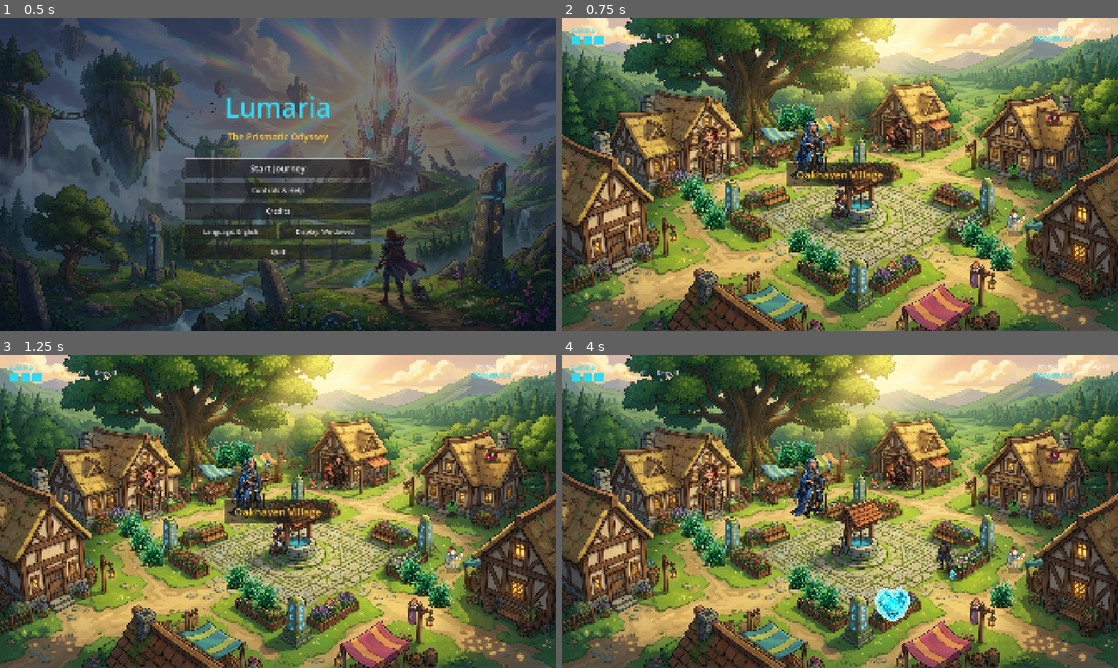
Above: before the commit, frames 1-4 (two rows, left to right).
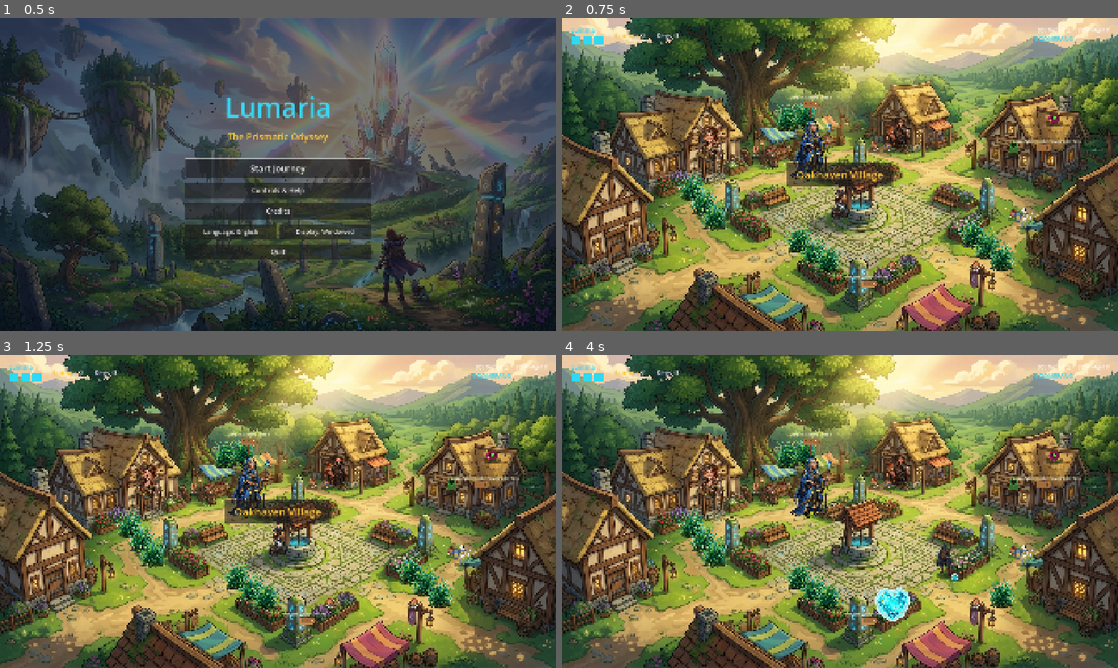
Above: after the commit, the same moments.

Repository: ChobitsChii/games
Game: Godot game, scene res://scenes/main_menu.tscn
The game is run twice, just before and just after one commit, with the same random seed, the same clock (stepped at 60 frames per second) and the same inputs.
Inputs (mouse positions are in pixels of both pictures, inside the frame that each line leads up to):
- Up to frame 1 (0.5 s): no input
- Up to frame 2 (0.75 s): click "Start Journey" at 0.5 s
- Up to frame 3 (1.25 s): no input
- Up to frame 4 (4 s): move the mouse to (962, 495) at 1.27 s; hold Right (move_right) 1.28-2.03 s; hold E (interact) 1.28-2.03 s; move the mouse to (728, 527) at 2.02 s; hold Down (move_down) 2.03-2.78 s; tap Space (attack) at 2.1 s; tap E (interact) at 2.3, 3.8 s; move the mouse to (895, 442) at 2.77 s; hold Right (move_right) 2.78-3.53 s; hold E (interact) 2.78-3.53 s; tap Q (gadget_1) at 2.85 s; move the mouse to (812, 574) at 3.52 s; hold Up (move_up) from 3.53 s (still down); tap R (gadget_2) at 3.6 s

Frame 1 is identical in both runs. In frame 2, 0.8% of the frame differs, in the area x 41-94%, y 24-90%; in frame 3, 0.8%; in frame 4, 1.0%.

Commit message:
fix(lumaria): remove collision bottlenecks and enable walk-through zone exits

Diff:
--- a/lumaria/i18n/lumaria.csv
+++ b/lumaria/i18n/lumaria.csv
@@ -125,3 +125,6 @@
 VICTORY_STAT_LUMEN,Gesammelte Lumen: %d,Gathered Lumen: %d
 BTN_CONTINUE_EXPLORING,Weiter erkunden,Continue Exploring
 BTN_RETURN_MAIN_MENU,Zum Hauptmenü,Return to Title
+PROMPT_SIGN_EAST,Wegweiser: Smaragdhain & Wurzel-Schrein →,Signpost: Emerald Grove & Shrine of Roots →
+PROMPT_SIGN_SOUTH,Wegweiser: Flüsternde Untiefen ↓,Signpost: Sunken Shallows ↓
+PROMPT_SIGN_NORTH,Wegweiser: Donnerplateau ↑,Signpost: Echoing Crags ↑
--- a/lumaria/scenes/game.tscn
+++ b/lumaria/scenes/game.tscn
@@ -16,6 +16,7 @@
 [ext_resource type="PackedScene" path="res://scenes/entities/enemies/thorn_spitter.tscn" id="14_spitter"]
 [ext_resource type="PackedScene" path="res://scenes/entities/enemies/bone_warrior.tscn" id="15_bone"]
 [ext_resource type="PackedScene" path="res://scenes/world/room_transition_trigger.tscn" id="16_portal"]
+[ext_resource type="Texture2D" path="res://assets/objects/signpost.png" id="17_sign"]
 
 [sub_resource type="WorldBoundaryShape2D" id="WorldBoundaryShape2D_top"]
 normal = Vector2(0, 1)
@@ -29,7 +30,7 @@
 normal = Vector2(-1, 0)
 
 [sub_resource type="RectangleShape2D" id="RectangleShape2D_oak"]
-size = Vector2(440, 220)
+size = Vector2(360, 160)
 
 [sub_resource type="RectangleShape2D" id="RectangleShape2D_inn"]
 size = Vector2(360, 200)
@@ -41,7 +42,7 @@
 size = Vector2(290, 180)
 
 [sub_resource type="RectangleShape2D" id="RectangleShape2D_mayor"]
-size = Vector2(380, 220)
+size = Vector2(280, 160)
 
 [sub_resource type="RectangleShape2D" id="RectangleShape2D_house_sw"]
 size = Vector2(230, 320)
@@ -50,7 +51,7 @@
 size = Vector2(340, 160)
 
 [sub_resource type="RectangleShape2D" id="RectangleShape2D_house_se"]
-size = Vector2(300, 320)
+size = Vector2(240, 200)
 
 [sub_resource type="RectangleShape2D" id="RectangleShape2D_canopy_s"]
 size = Vector2(240, 160)
@@ -59,10 +60,10 @@
 radius = 52.0
 
 [sub_resource type="RectangleShape2D" id="RectangleShape2D_pillar"]
-size = Vector2(36, 56)
+size = Vector2(28, 28)
 
 [sub_resource type="RectangleShape2D" id="RectangleShape2D_flowerbed"]
-size = Vector2(120, 50)
+size = Vector2(120, 40)
 
 [node name="Game" type="Node2D"]
 script = ExtResource("1_game")
@@ -82,7 +83,7 @@
 shape = SubResource("WorldBoundaryShape2D_top")
 
 [node name="Bottom" type="CollisionShape2D" parent="Environment/Boundaries"]
-position = Vector2(960, 1040)
+position = Vector2(960, 1080)
 shape = SubResource("WorldBoundaryShape2D_bottom")
 
 [node name="Left" type="CollisionShape2D" parent="Environment/Boundaries"]
@@ -90,14 +91,14 @@
 shape = SubResource("WorldBoundaryShape2D_left")
 
 [node name="Right" type="CollisionShape2D" parent="Environment/Boundaries"]
-position = Vector2(1880, 540)
+position = Vector2(1920, 540)
 shape = SubResource("WorldBoundaryShape2D_right")
 
 [node name="VillageColliders" type="StaticBody2D" parent="Environment"]
 collision_mask = 0
 
 [node name="ColOak" type="CollisionShape2D" parent="Environment/VillageColliders"]
-position = Vector2(960, 110)
+position = Vector2(960, 90)
 shape = SubResource("RectangleShape2D_oak")
 
 [node name="ColInn" type="CollisionShape2D" parent="Environment/VillageColliders"]
@@ -113,7 +114,7 @@
 shape = SubResource("RectangleShape2D_blacksmith")
 
 [node name="ColMayor" type="CollisionShape2D" parent="Environment/VillageColliders"]
-position = Vector2(1610, 410)
+position = Vector2(1610, 350)
 shape = SubResource("RectangleShape2D_mayor")
 
 [node name="ColHouseSW" type="CollisionShape2D" parent="Environment/VillageColliders"]
@@ -125,7 +126,7 @@
 shape = SubResource("RectangleShape2D_roof_sw")
 
 [node name="ColHouseSE" type="CollisionShape2D" parent="Environment/VillageColliders"]
-position = Vector2(1740, 750)
+position = Vector2(1740, 780)
 shape = SubResource("RectangleShape2D_house_se")
 
 [node name="ColCanopyS" type="CollisionShape2D" parent="Environment/VillageColliders"]
@@ -141,7 +142,7 @@
 shape = SubResource("RectangleShape2D_pillar")
 
 [node name="ColRuneS" type="CollisionShape2D" parent="Environment/VillageColliders"]
-position = Vector2(1030, 820)
+position = Vector2(1100, 840)
 shape = SubResource("RectangleShape2D_pillar")
 
 [node name="ColRuneW" type="CollisionShape2D" parent="Environment/VillageColliders"]
@@ -149,7 +150,7 @@
 shape = SubResource("RectangleShape2D_pillar")
 
 [node name="ColRuneE" type="CollisionShape2D" parent="Environment/VillageColliders"]
-position = Vector2(1460, 580)
+position = Vector2(1440, 470)
 shape = SubResource("RectangleShape2D_pillar")
 
 [node name="ColFlowerW" type="CollisionShape2D" parent="Environment/VillageColliders"]
@@ -157,7 +158,7 @@
 shape = SubResource("RectangleShape2D_flowerbed")
 
 [node name="ColFlowerE" type="CollisionShape2D" parent="Environment/VillageColliders"]
-position = Vector2(1360, 670)
+position = Vector2(1360, 690)
 shape = SubResource("RectangleShape2D_flowerbed")
 
 [node name="Objects" type="Node2D" parent="."]
@@ -269,19 +270,72 @@
 position = Vector2(1640, 720)
 
 [node name="ShrinePortal" parent="." instance=ExtResource("16_portal")]
-position = Vector2(1830, 540)
+position = Vector2(1820, 550)
 target_scene_path = "res://scenes/world/shrine_roots.tscn"
 prompt_key = "PROMPT_ENTER_DUNGEON"
+requires_interaction = false
+trigger_size = Vector2(200, 260)
 
 [node name="ShallowsPortal" parent="." instance=ExtResource("16_portal")]
-position = Vector2(960, 1010)
+position = Vector2(960, 1020)
 target_scene_path = "res://scenes/world/shallows.tscn"
 prompt_key = "PROMPT_ENTER_SHALLOWS"
+requires_interaction = false
+trigger_size = Vector2(380, 140)
 
 [node name="PlateauPortal" parent="." instance=ExtResource("16_portal")]
-position = Vector2(960, 230)
+position = Vector2(960, 240)
 target_scene_path = "res://scenes/world/plateau.tscn"
 prompt_key = "PROMPT_ENTER_PLATEAU"
+requires_interaction = false
+trigger_size = Vector2(260, 120)
+
+[node name="Signposts" type="Node2D" parent="."]
+
+[node name="SignpostEast" type="Sprite2D" parent="Signposts"]
+position = Vector2(1660, 460)
+scale = Vector2(0.65, 0.65)
+texture = ExtResource("17_sign")
+
+[node name="LabelEast" type="Label" parent="Signposts/SignpostEast"]
+offset_left = -160.0
+offset_top = -68.0
+offset_right = 160.0
+offset_bottom = -40.0
+theme_override_colors/font_color = Color(0.95, 0.95, 0.8, 1)
+theme_override_font_sizes/font_size = 18
+text = "PROMPT_SIGN_EAST"
+horizontal_alignment = 1
+
+[node name="SignpostSouth" type="Sprite2D" parent="Signposts"]
+position = Vector2(1060, 930)
+scale = Vector2(0.65, 0.65)
+texture = ExtResource("17_sign")
+
+[node name="LabelSouth" type="Label" parent="Signposts/SignpostSouth"]
+offset_left = -140.0
+offset_top = -68.0
+offset_right = 140.0
+offset_bottom = -40.0
+theme_override_colors/font_color = Color(0.95, 0.95, 0.8, 1)
+theme_override_font_sizes/font_size = 18
+text = "PROMPT_SIGN_SOUTH"
+horizontal_alignment = 1
+
+[node name="SignpostNorth" type="Sprite2D" parent="Signposts"]
+position = Vector2(860, 310)
+scale = Vector2(0.65, 0.65)
+texture = ExtResource("17_sign")
+
+[node name="LabelNorth" type="Label" parent="Signposts/SignpostNorth"]
+offset_left = -140.0
+offset_top = -68.0
+offset_right = 140.0
+offset_bottom = -40.0
+theme_override_colors/font_color = Color(0.95, 0.95, 0.8, 1)
+theme_override_font_sizes/font_size = 18
+text = "PROMPT_SIGN_NORTH"
+horizontal_alignment = 1
 
 [node name="PauseLayer" type="CanvasLayer" parent="."]
 process_mode = 3
--- a/lumaria/scenes/world/plateau.tscn
+++ b/lumaria/scenes/world/plateau.tscn
@@ -95,6 +95,8 @@
 position = Vector2(960, 1000)
 target_scene_path = "res://scenes/game.tscn"
 prompt_key = "PROMPT_EXIT_DUNGEON"
+entry_point_id = "north"
+trigger_size = Vector2(260, 100)
 
 [node name="EnterBastion" parent="Interactables" instance=ExtResource("12_portal")]
 position = Vector2(1740, 540)
--- a/lumaria/scenes/world/shallows.tscn
+++ b/lumaria/scenes/world/shallows.tscn
@@ -106,6 +106,8 @@
 position = Vector2(960, 110)
 target_scene_path = "res://scenes/game.tscn"
 prompt_key = "PROMPT_EXIT_DUNGEON"
+entry_point_id = "south"
+trigger_size = Vector2(260, 100)
 
 [node name="EnterBladeCrypt" parent="Interactables" instance=ExtResource("13_portal")]
 position = Vector2(1500, 780)
--- a/lumaria/scenes/world/shrine_roots.tscn
+++ b/lumaria/scenes/world/shrine_roots.tscn
@@ -128,6 +128,8 @@
 position = Vector2(960, 990)
 target_scene_path = "res://scenes/game.tscn"
 prompt_key = "PROMPT_EXIT_DUNGEON"
+entry_point_id = "east"
+trigger_size = Vector2(260, 100)
 
 [node name="Enemies" type="Node2D" parent="."]
 
--- a/lumaria/scripts/entities/player.gd
+++ b/lumaria/scripts/entities/player.gd
@@ -153,6 +153,10 @@
 	move_and_slide()
 
 
+func set_facing(dir: Vector2) -> void:
+	_update_facing(dir)
+
+
 func _update_facing(dir: Vector2) -> void:
 	if absf(dir.x) > absf(dir.y):
 		facing_direction = Vector2.RIGHT if dir.x > 0 else Vector2.LEFT
--- a/lumaria/scripts/game.gd
+++ b/lumaria/scripts/game.gd
@@ -15,6 +15,8 @@
 @onready var resume_btn: Button = %ResumeButton
 @onready var quit_btn: Button = %QuitMenuButton
 
+static var spawn_entry_point: String = "start"
+
 var inventory: InventoryModel
 var quest_manager: QuestManager
 var _trauma: float = 0.0
@@ -23,6 +25,26 @@
 func _ready() -> void:
 	inventory = InventoryModel.new()
 	quest_manager = QuestManager.new()
+
+	# Spielerposition gemäß Eintrittspunkt setzen
+	match spawn_entry_point:
+		"east":
+			player.position = Vector2(1690, 550)
+			player.set_facing(Vector2.LEFT)
+		"south":
+			player.position = Vector2(960, 890)
+			player.set_facing(Vector2.UP)
+		"north":
+			player.position = Vector2(960, 360)
+			player.set_facing(Vector2.DOWN)
+		"start", _:
+			player.position = Vector2(960, 680)
+			player.set_facing(Vector2.DOWN)
+	spawn_entry_point = "start"
+
+	if camera and player:
+		camera.position = player.position
+		camera.reset_smoothing()
 
 	# Erstes Gadget: Prisma-Bumerang freischalten und ausrüsten
 	inventory.unlock_gadget("boomerang")
--- a/lumaria/scripts/world/room_transition_trigger.gd
+++ b/lumaria/scripts/world/room_transition_trigger.gd
@@ -1,28 +1,47 @@
 class_name RoomTransitionTrigger
 extends Area2D
 ## Interaktiver oder automatischer Raum- und Szenenübergang.
-## Verbindet Oakhaven mit dem Wurzel-Schrein und umgekehrt.
+## Erlaubt nahtloses Durchlaufen von Straßen und Toren (Walk-Through)
+## oder optionales Interagieren per Taste [E].
 
 @export var target_scene_path: String = "res://scenes/world/shrine_roots.tscn"
 @export var prompt_key: String = "PROMPT_ENTER_DUNGEON"
-@export var requires_interaction: bool = true
+@export var requires_interaction: bool = false
+@export var entry_point_id: String = ""
+@export var trigger_size: Vector2 = Vector2.ZERO
 
 var _player_nearby: bool = false
+var _cooldown: float = 0.6
 @onready var _label: Label = $PromptLabel
+@onready var _collision_shape: CollisionShape2D = $CollisionShape2D
 
 
 func _ready() -> void:
 	collision_layer = 0
 	collision_mask = 2 # Player layer
+
+	if trigger_size != Vector2.ZERO and _collision_shape:
+		var rect := RectangleShape2D.new()
+		rect.size = trigger_size
+		_collision_shape.shape = rect
+
 	if _label:
 		_label.text = tr(prompt_key)
 		_label.visible = false
+
 	body_entered.connect(_on_body_entered)
 	body_exited.connect(_on_body_exited)
 
 
+func _physics_process(delta: float) -> void:
+	if _cooldown > 0.0:
+		_cooldown -= delta
+		if _cooldown <= 0.0 and _player_nearby and not requires_interaction:
+			trigger_transition()
+
+
 func _unhandled_input(event: InputEvent) -> void:
-	if _player_nearby and requires_interaction and event.is_action_pressed("interact"):
+	if _cooldown <= 0.0 and _player_nearby and requires_interaction and event.is_action_pressed("interact"):
 		get_viewport().set_input_as_handled()
 		trigger_transition()
 
@@ -30,10 +49,11 @@
 func _on_body_entered(body: Node2D) -> void:
 	if body is Player:
 		_player_nearby = true
-		if requires_interaction and _label:
-			_label.visible = true
-		elif not requires_interaction:
-			trigger_transition()
+		if _cooldown <= 0.0:
+			if requires_interaction and _label:
+				_label.visible = true
+			elif not requires_interaction:
+				trigger_transition()
 
 
 func _on_body_exited(body: Node2D) -> void:
@@ -44,5 +64,16 @@
 
 
 func trigger_transition() -> void:
+	if _cooldown > 0.0:
+		return
+	_cooldown = 1.0
+	_change_scene.call_deferred()
+
+
+func _change_scene() -> void:
 	AudioManager.play_sfx("dash", 1.2)
-	get_tree().change_scene_to_file(target_scene_path)
+	if entry_point_id != "":
+		Game.spawn_entry_point = entry_point_id
+	var err: Error = get_tree().change_scene_to_file(target_scene_path)
+	if err != OK:
+		push_error("Failed to change scene to: %s (code %d)" % [target_scene_path, err])
Binary file added: lumaria/assets/objects/signpost.png
Not shown, added: lumaria/assets/objects/signpost.png.import
Binary file changed: lumaria/i18n/lumaria.de.translation
Binary file changed: lumaria/i18n/lumaria.en.translation
Not shown: 1 places in lumaria/scenes/game.tscn that only renumber resources
Not shown, changed: lumaria/CREDITS.md
